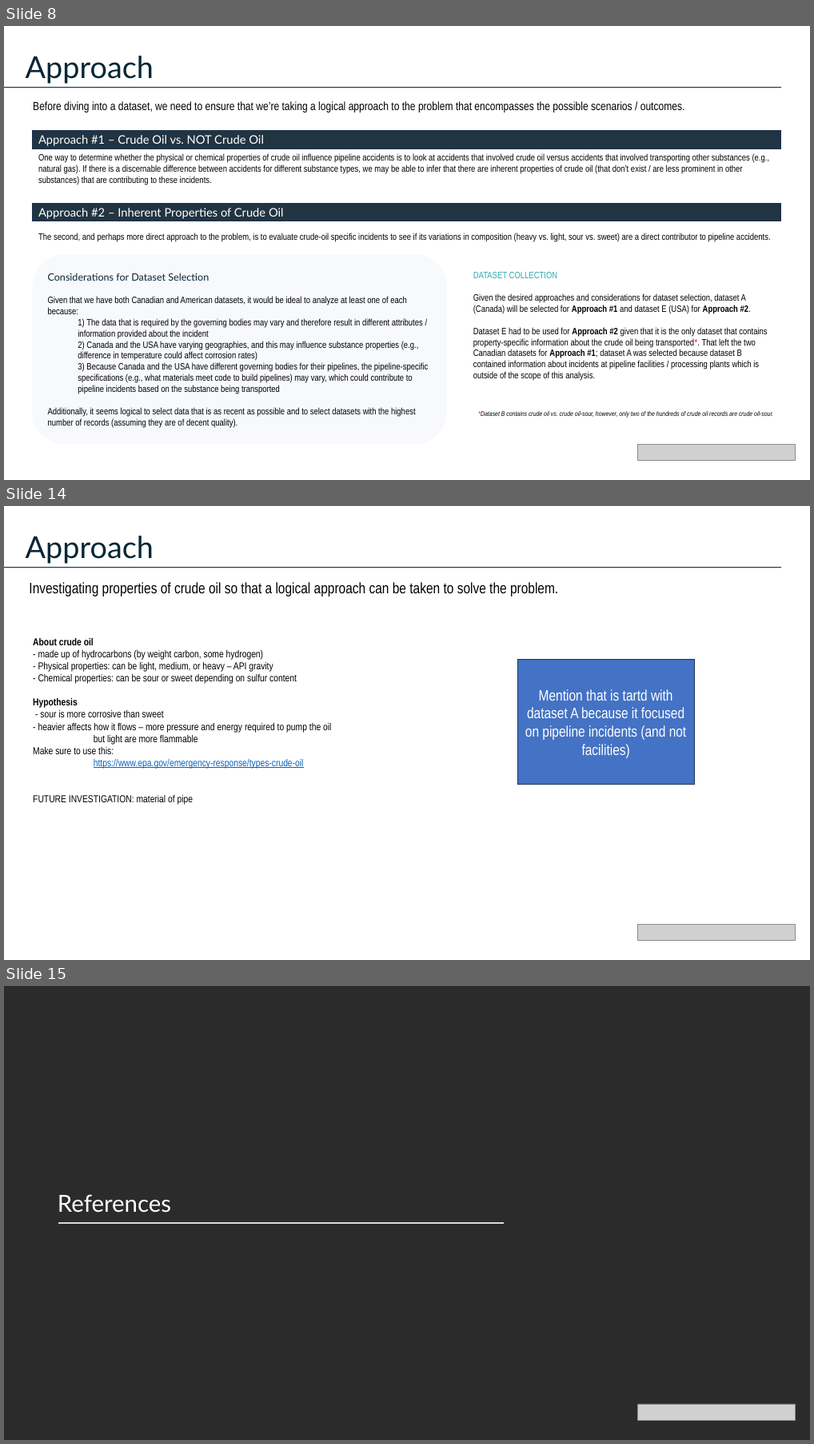
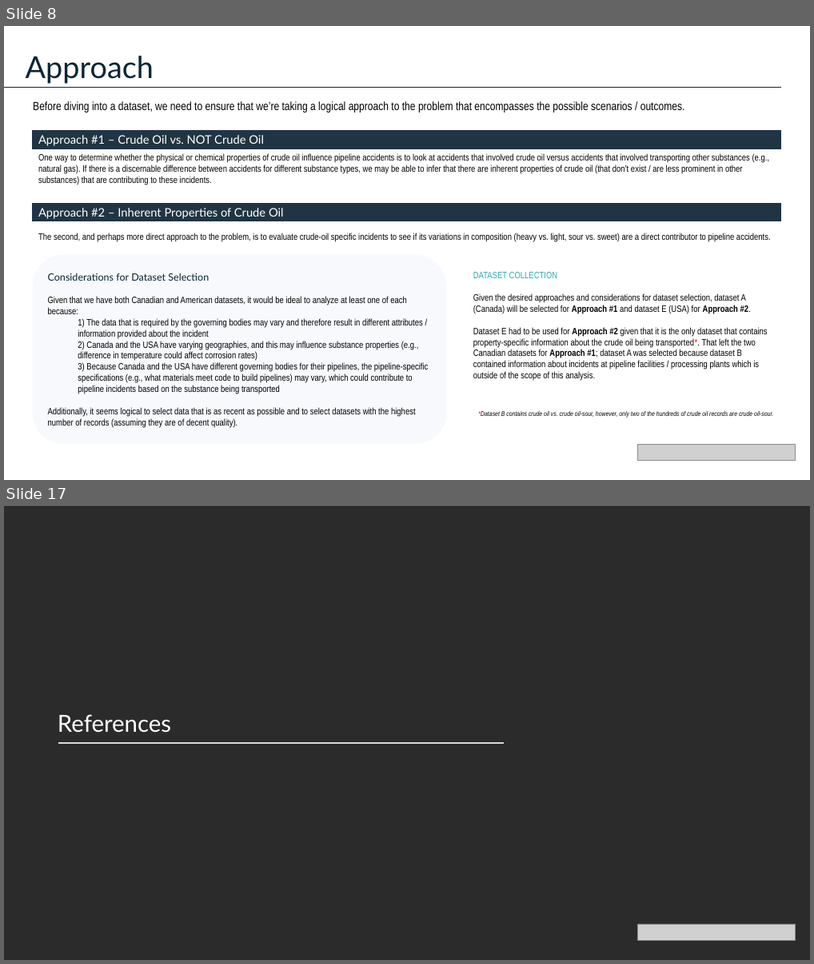
Before and after one commit to cameronmackinnon/crude_oil_accidents, a slide deck: presentations/Pipeline Accidents Presentation v0.pptx. Shown one above the other, each under a label of ours: slides 8, 14 and 15 before the commit, slides 8 and 17 after it; the slides between them are not shown. The pictures are 814x1444 and 814x964 pixels, drawn with LibreOffice and Linux fonts; fonts in the diff are those of the drawing; grey boxes stand for pictures; background and template pictures are left out; a plain dark background stands for a picture behind light text. Boxes give left, top, right and bottom in pixels: in the first picture for what was removed or moved away, otherwise in the second. Text is boxed around its words. In the diff, an @@ line names an element or a change of style, - is before the commit and + after.

```diff
--- a/presentations/Pipeline Accidents Presentation v0.pptx
+++ b/presentations/Pipeline Accidents Presentation v0.pptx
@@ slide 14 removed at (4, 506, 810, 960), background #FFFFFF @@
@@ text removed at (26, 536, 154, 564) @@
-Approach
@@ line removed from (4, 567) to (782, 567) @@
@@ text removed at (29, 582, 558, 596) @@
-Investigating properties of crude oil so that a logical approach can be taken to solve the problem.
@@ text removed at (33, 638, 331, 804) @@
-About crude oil
-- made up of hydrocarbons (by weight carbon, some hydrogen)
-- Physical properties: can be light, medium, or heavy – API gravity
-- Chemical properties: can be sour or sweet depending on sulfur content
-Hypothesis
-- sour is more corrosive than sweet
-- heavier affects how it flows – more pressure and energy required to pump the oil
-but light are more flammable
-Make sure to use this:
-https://www.epa.gov/emergency-response/types-crude-oil
-FUTURE INVESTIGATION: material of pipe
@@ rectangle removed at (518, 659, 695, 784) @@
-Mention that is tartd with dataset A because it focused on pipeline incidents (and not facilities)
@@ picture removed at (638, 924, 797, 940) @@
@@ what was slide 15 is now slide 17 @@
```
Also in this commit, not shown: 8 slides changed, 5 slides added, 2 other slides removed, 7 other files.
